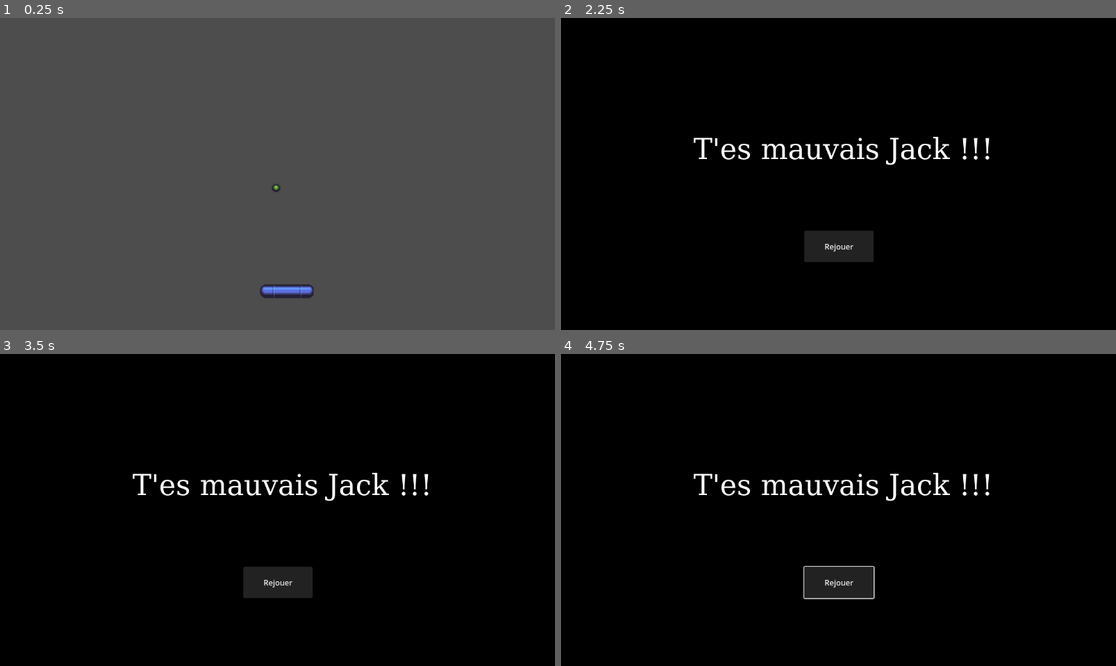
Above: before the commit, frames 1-4 (two rows, left to right).
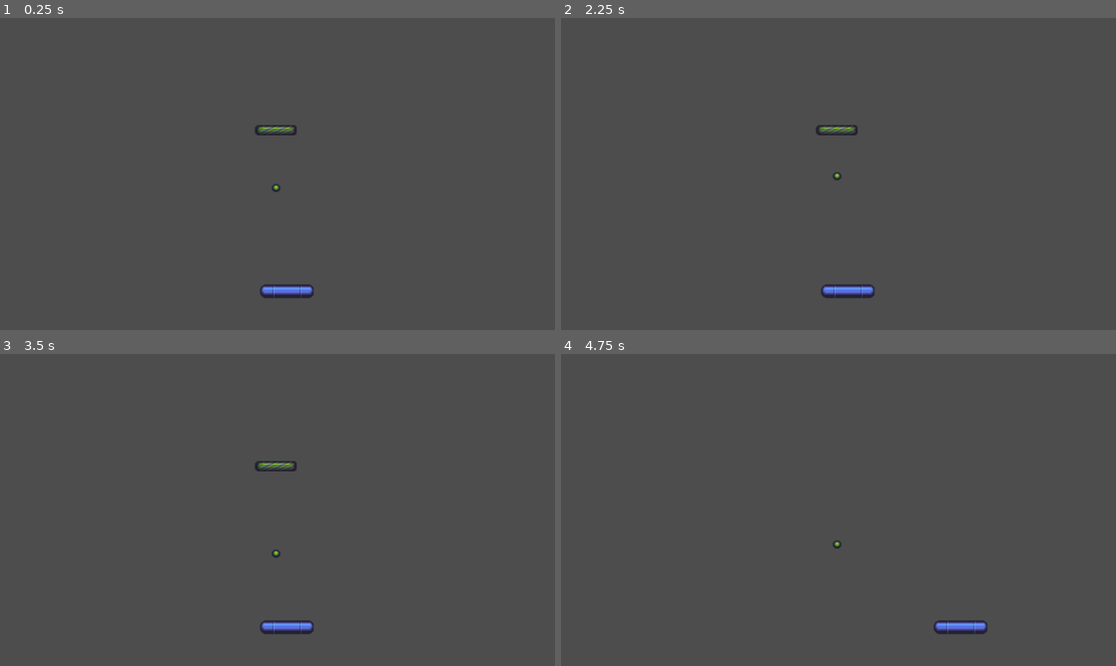
Above: after the commit, the same moments.

Repository: niriva/tp-casse-briques
Game: Godot game, scene res://main.tscn
The game is run twice, just before and just after one commit, with the same random seed, the same clock (stepped at 60 frames per second) and the same inputs.
Inputs (mouse positions are in pixels of both pictures, inside the frame that each line leads up to):
- Up to frame 1 (0.25 s): no input
- Up to frame 2 (2.25 s): tap Enter at 0.5 s; hold Right (p1_right) 0.53-1.28 s; hold Left (p1_left) 1.28-2 s; click "Rejouer" at 2 s
- Up to frame 3 (3.5 s): click (277, 581) at 2.75 s, where only the run before the commit has a clickable "Rejouer"
- Up to frame 4 (4.75 s): click (838, 581) at 3.5 s, where only the run before the commit has a clickable "Rejouer"; hold Right (p1_right) from 4.28 s (still down)

The runs differ from the first frame. In frame 1, 0.2% of the frame differs, in the area x 45-54%, y 34-38%; in frame 2, 100%, in the area x 0-100%, y 0-100%; in frame 3, 100%; in frame 4, 100%.

Commit message:
oui bordel la brique se cassegit add .git add .git add .

Diff:
--- /dev/null
+++ b/bouton_rejouer.gd
@@ -0,0 +1,15 @@
+extends Node
+
+
+# Called when the node enters the scene tree for the first time.
+func _ready() -> void:
+	pass # Replace with function body.
+
+
+# Called every frame. 'delta' is the elapsed time since the previous frame.
+func _process(delta: float) -> void:
+	pass
+
+
+func _on_button_pressed() -> void:
+	get_tree().change_scene_to_file("res://main.tscn")
--- /dev/null
+++ b/briques/briques.tscn
@@ -0,0 +1,22 @@
+[gd_scene format=3 uid="uid://cbjeppykaq3t"]
+
+[ext_resource type="Texture2D" uid="uid://dgubbj861h4no" path="res://assets/sprite/breakout_pieces.png" id="1_vbqjf"]
+[ext_resource type="PackedScene" uid="uid://d01bs6xqkv4qw" path="res://briques/detecteur balle/detecteur_balle.tscn" id="2_cfv43"]
+
+[sub_resource type="AtlasTexture" id="AtlasTexture_cfv43"]
+atlas = ExtResource("1_vbqjf")
+region = Rect2(155.62256, 27.878395, 32.74292, 16.421104)
+
+[sub_resource type="RectangleShape2D" id="RectangleShape2D_vbqjf"]
+size = Vector2(89, 22)
+
+[node name="StaticBody2D" type="StaticBody2D" unique_id=873267494]
+
+[node name="Sprite2D" type="Sprite2D" parent="." unique_id=1495221598]
+scale = Vector2(2.7343752, 1.375)
+texture = SubResource("AtlasTexture_cfv43")
+
+[node name="CollisionShape2D" type="CollisionShape2D" parent="." unique_id=1584390998]
+shape = SubResource("RectangleShape2D_vbqjf")
+
+[node name="detecteur_balle" parent="." unique_id=1600931325 instance=ExtResource("2_cfv43")]
--- /dev/null
+++ b/briques/collision_balle.gd
@@ -0,0 +1,11 @@
+extends Node
+
+
+# Called when the node enters the scene tree for the first time.
+func _ready() -> void:
+	pass # Replace with function body.
+
+
+# Called every frame. 'delta' is the elapsed time since the previous frame.
+func _process(delta: float) -> void:
+	pass
--- /dev/null
+++ b/briques/detecteur balle/collision_balle.gd
@@ -0,0 +1,16 @@
+extends Node
+
+
+# Called when the node enters the scene tree for the first time.
+func _ready() -> void:
+	pass # Replace with function body.
+
+
+# Called every frame. 'delta' is the elapsed time since the previous frame.
+func _process(delta: float) -> void:
+	pass
+
+
+func _on_area_2d_body_entered(body: Node2D) -> void:
+	if body.is_in_group("balle"):
+		get_parent().get_parent().queue_free()
--- /dev/null
+++ b/briques/detecteur balle/detecteur_balle.tscn
@@ -0,0 +1,16 @@
+[gd_scene format=3 uid="uid://d01bs6xqkv4qw"]
+
+[ext_resource type="Script" uid="uid://sp8i0t8fo5jj" path="res://briques/detecteur balle/collision_balle.gd" id="1_4m61o"]
+
+[sub_resource type="RectangleShape2D" id="RectangleShape2D_gupta"]
+size = Vector2(89, 22)
+
+[node name="Area2D" type="Area2D" unique_id=1600931325]
+
+[node name="CollisionShape2D" type="CollisionShape2D" parent="." unique_id=491197127]
+shape = SubResource("RectangleShape2D_gupta")
+
+[node name="collision_balle" type="Node" parent="." unique_id=109970723]
+script = ExtResource("1_4m61o")
+
+[connection signal="body_entered" from="." to="collision_balle" method="_on_area_2d_body_entered"]
--- /dev/null
+++ b/ecran_defaite.gd
@@ -0,0 +1,14 @@
+extends Node2D
+
+func _on_pressed() -> void:
+	get_tree().change_scene_to_file("res://main.tscn")
+
+
+# Called when the node enters the scene tree for the first time.
+func _ready() -> void:
+	pass # Replace with function body.
+
+
+# Called every frame. 'delta' is the elapsed time since the previous frame.
+func _process(delta: float) -> void:
+	pass
--- a/ecran_defaite.tscn
+++ b/ecran_defaite.tscn
@@ -1,4 +1,6 @@
 [gd_scene format=3 uid="uid://d2087dq0cojwe"]
+
+[ext_resource type="Script" uid="uid://2tld413csiqt" path="res://bouton_rejouer.gd" id="1_epb25"]
 
 [sub_resource type="FontFile" id="FontFile_edwbx"]
 cache/0/variation_coordinates = {}
@@ -50,3 +52,8 @@
 offset_right = 649.0
 offset_bottom = 507.0
 text = "Rejouer"
+
+[node name="bouton_rejouer" type="Node" parent="." unique_id=1588080910]
+script = ExtResource("1_epb25")
+
+[connection signal="pressed" from="Button" to="bouton_rejouer" method="_on_button_pressed"]
--- a/main.tscn
+++ b/main.tscn
@@ -3,6 +3,7 @@
 [ext_resource type="PackedScene" uid="uid://b8gdrejq8m5an" path="res://Raquette/raquette.tscn" id="1_ig7tw"]
 [ext_resource type="PackedScene" uid="uid://cwh0qvo2erufn" path="res://balle/balle.tscn" id="2_0xm2m"]
 [ext_resource type="PackedScene" uid="uid://c2sj5br7nbyv0" path="res://Fosse/fosse.tscn" id="3_h2yge"]
+[ext_resource type="PackedScene" uid="uid://cbjeppykaq3t" path="res://briques/briques.tscn" id="4_1bvp3"]
 
 [sub_resource type="PhysicsMaterial" id="PhysicsMaterial_0xm2m"]
 friction = 0.0
@@ -16,6 +17,10 @@
 
 [sub_resource type="RectangleShape2D" id="RectangleShape2D_1bvp3"]
 size = Vector2(58, 654)
+
+[sub_resource type="PhysicsMaterial" id="PhysicsMaterial_1bvp3"]
+friction = 0.0
+bounce = 1.0
 
 [node name="Node2D" type="Node2D" unique_id=1752684578]
 
@@ -47,3 +52,7 @@
 
 [node name="Fosse" parent="." unique_id=1274684914 instance=ExtResource("3_h2yge")]
 position = Vector2(598, 702)
+
+[node name="StaticBody2D" parent="." unique_id=873267494 instance=ExtResource("4_1bvp3")]
+position = Vector2(572, 233)
+physics_material_override = SubResource("PhysicsMaterial_1bvp3")
Not shown, added: bouton_rejouer.gd.uid
Not shown, added: briques/collision_balle.gd.uid
Not shown, added: briques/detecteur balle/collision_balle.gd.uid
Not shown, added: ecran_defaite.gd.uid
